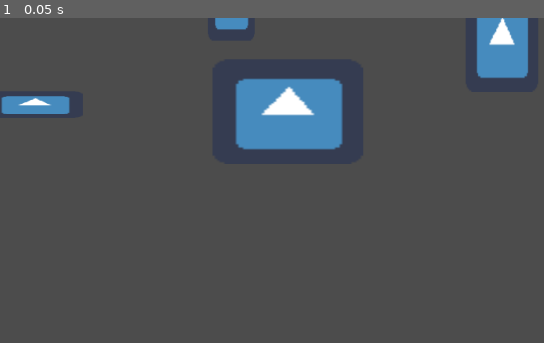
Above: before the commit, frame 1.
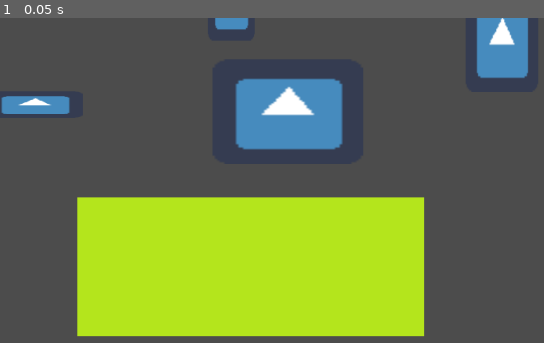
Above: after the commit, the same moment.

Repository: lucianocod/practicGit
Game: Godot game, scene res://jajajaj.tscn
Two runs of this game, one before a commit and one after it. Both use one fixed random seed, a clock stepped at 60 frames per second and the inputs below. The project has no main scene, so this scene is started directly. The engine's default icon, where the game draws it, is replaced by a stand-in: a white triangle on a blue panel in a dark square.
Inputs:
- Up to frame 1 (0.05 s): no input

The runs differ from the first frame. In frame 1, 27% of the frame differs, in the area x 14-78%, y 55-99%.

Commit message:
Quinto commit

Diff:
--- a/jajajaj.tscn
+++ b/jajajaj.tscn
@@ -1,6 +1,7 @@
-[gd_scene load_steps=6 format=2]
+[gd_scene load_steps=8 format=2]
 
 [ext_resource path="res://icon.png" type="Texture" id=1]
+[ext_resource path="res://icono.png" type="Texture" id=2]
 
 [sub_resource type="SpriteFrames" id=1]
 animations = [ {
@@ -34,6 +35,14 @@
 "speed": 5.0
 } ]
 
+[sub_resource type="SpriteFrames" id=5]
+animations = [ {
+"frames": [ ExtResource( 2 ) ],
+"loop": true,
+"name": "default",
+"speed": 5.0
+} ]
+
 [node name="jajajaj" type="Node2D"]
 
 [node name="AnimatedSprite" type="AnimatedSprite" parent="."]
@@ -55,3 +64,8 @@
 position = Vector2( 642.5, 30 )
 scale = Vector2( 1.45313, 2.03125 )
 frames = SubResource( 4 )
+
+[node name="AnimatedSprite5" type="AnimatedSprite" parent="."]
+position = Vector2( 321, 319 )
+scale = Vector2( 1.91991, 1 )
+frames = SubResource( 5 )
Binary file added: icono.png
Not shown, added: icono.png.import
